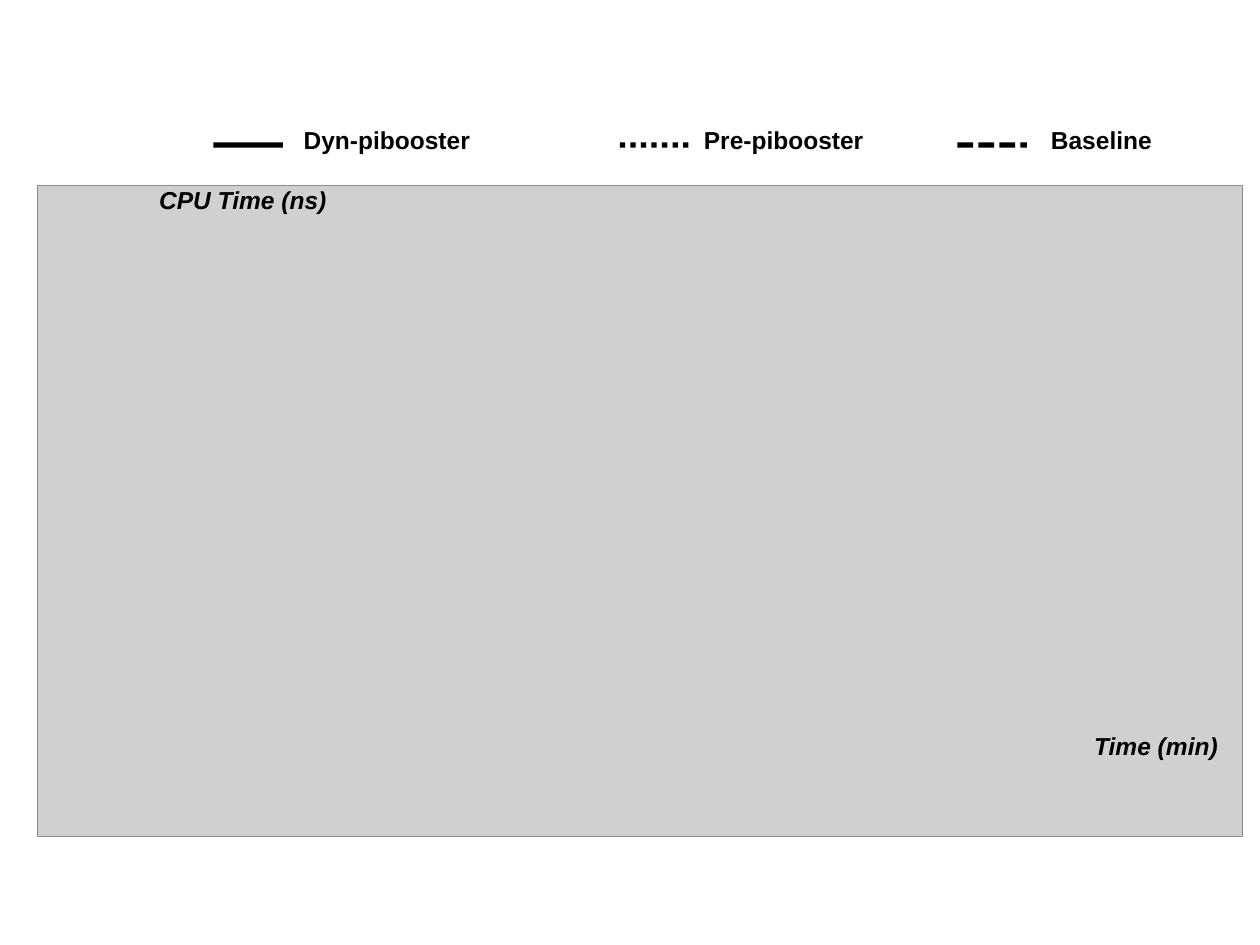
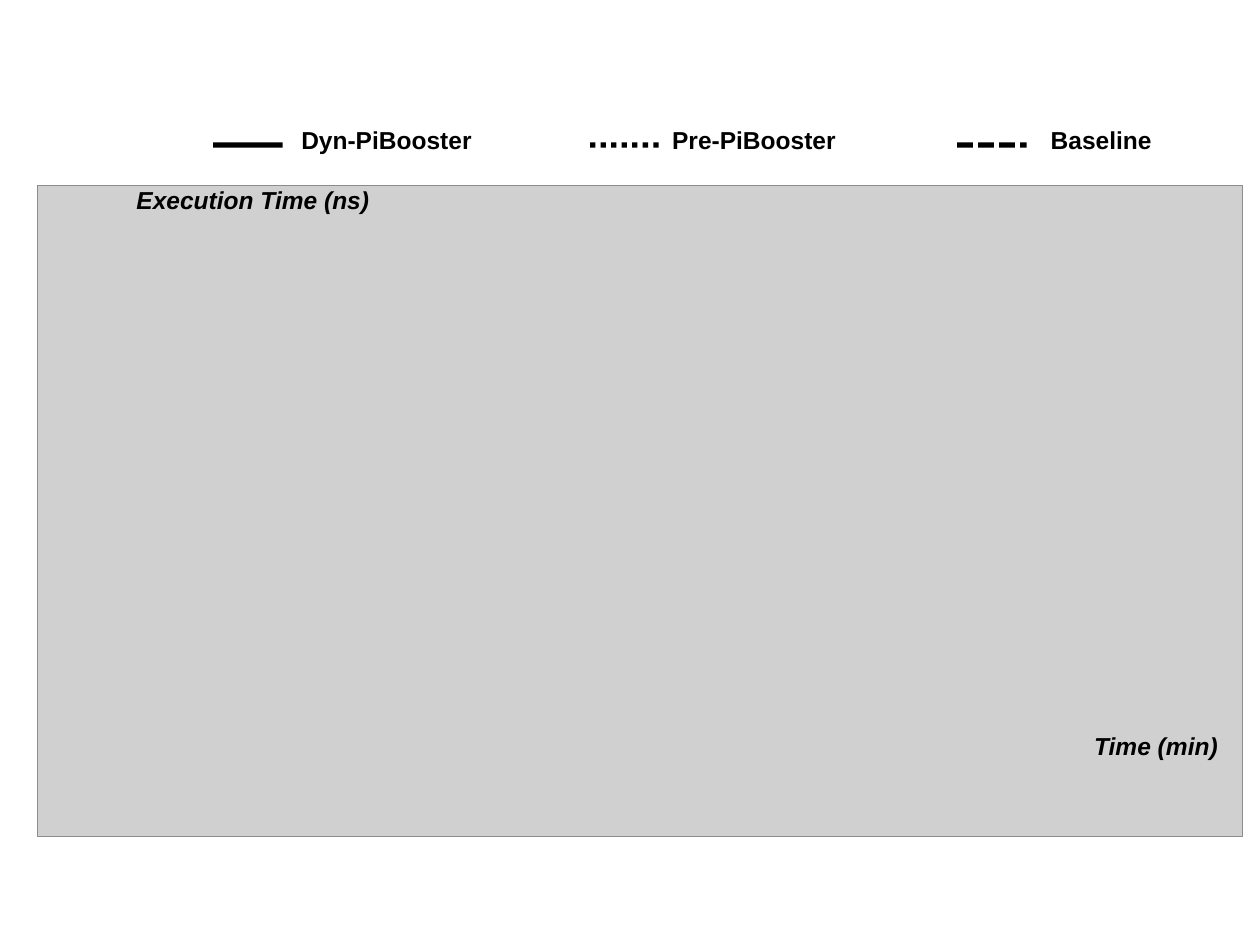
Before and after one commit to strongerwill/FastIO, a slide deck: slide 3 of doc/paper/image/micro/micro_benchmark.ppt (slide 2 before the commit). Drawn at 1260x945 pixels with LibreOffice and Linux fonts; fonts in the diff are those of the drawing; grey boxes stand for pictures. Boxes give left, top, right and bottom in pixels: in the first picture for what was removed or moved away, otherwise in the second. Text is boxed around its words. In the diff, an @@ line names an element or a change of style, - is before the commit and + after.

```diff
--- a/doc/paper/image/micro/micro_benchmark.ppt
+++ b/doc/paper/image/micro/micro_benchmark.ppt
@@ text at box(301, 131, 471, 154): text changed @@
-Dyn-pibooster
+Dyn-PiBooster
@@ line moved from (620, 145) - (689, 145) to (590, 145) - (660, 145) @@
@@ text at box(672, 131, 836, 150): text changed @@
-Pre-pibooster
+Pre-PiBooster
@@ text at box(136, 191, 369, 214): text changed @@
-CPU Time (ns)
+Execution Time (ns)
```
Also in this commit, not shown: 1 other slide changed, 7 slides added, 5 slides removed, 9 other files.
